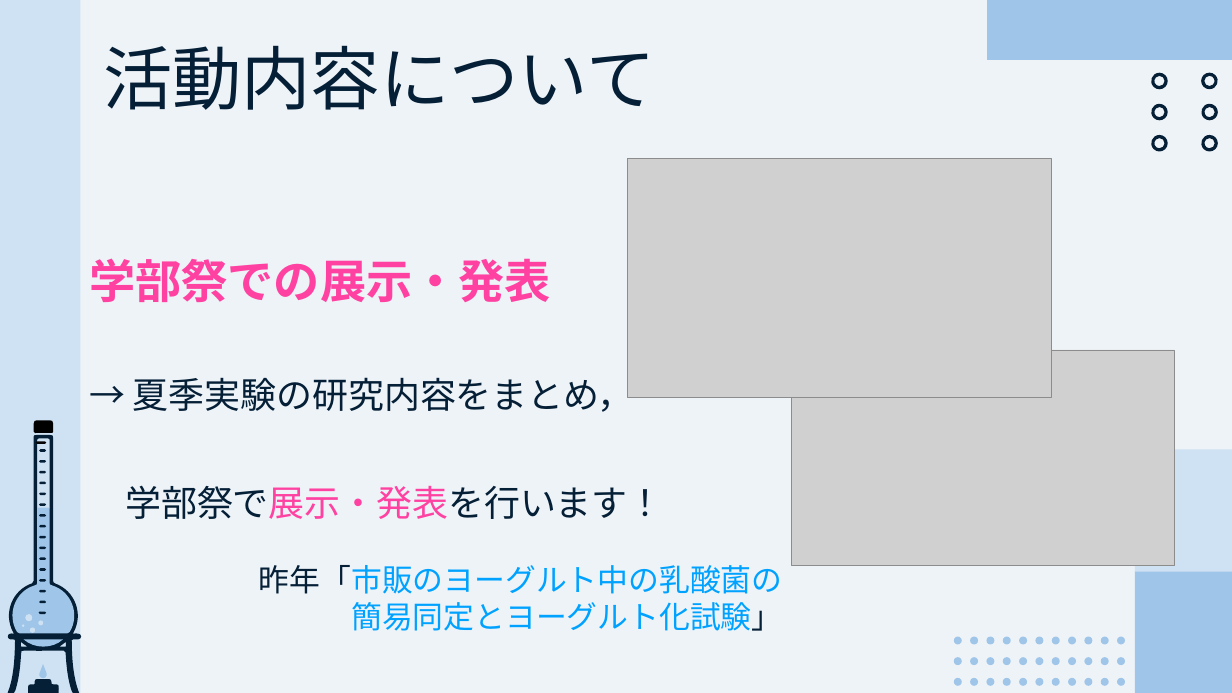
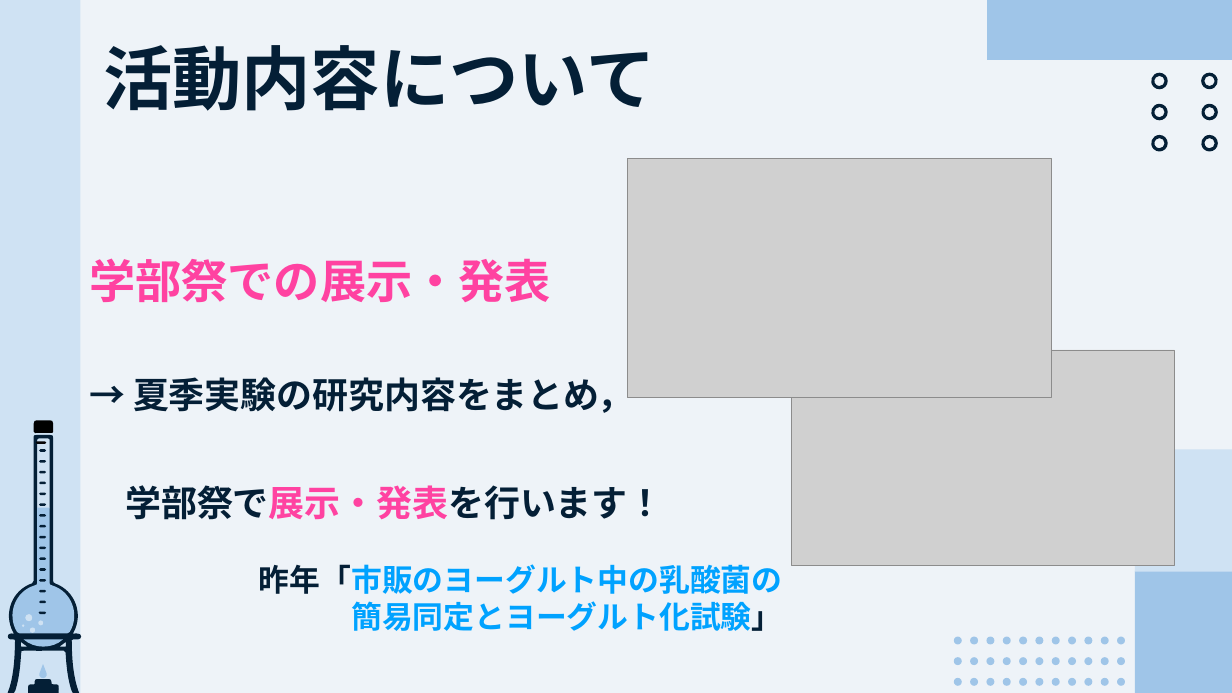
Before and after one commit to CL-ken/CL-ken.github.io, a slide deck: slide 9 of 2026/26_Welcome.pptx. Drawn at 1232x693 pixels with LibreOffice and Linux fonts; fonts in the diff are those of the drawing; grey boxes stand for pictures. Boxes give left, top, right and bottom in pixels: in the first picture for what was removed or moved away, otherwise in the second. Text is boxed around its words. In the diff, an @@ line names an element or a change of style, - is before the commit and + after.

```diff
--- a/2026/26_Welcome.pptx
+++ b/2026/26_Welcome.pptx
@@ text "活動内容について" at bbox=[103, 45, 655, 111]: bold on @@
@@ text at bbox=[125, 372, 663, 520]: font Lato to Noto Sans CJK JP in "→"; bold on in "→ 夏季実験の研究内容をまとめ，", "学部祭で展示・発表を行います！" @@
@@ text "昨年「市販のヨーグルト中の乳酸菌の" at bbox=[259, 564, 783, 631]: bold on @@
```
Also in this commit, not shown: 17 other slides changed, 1 other file.
